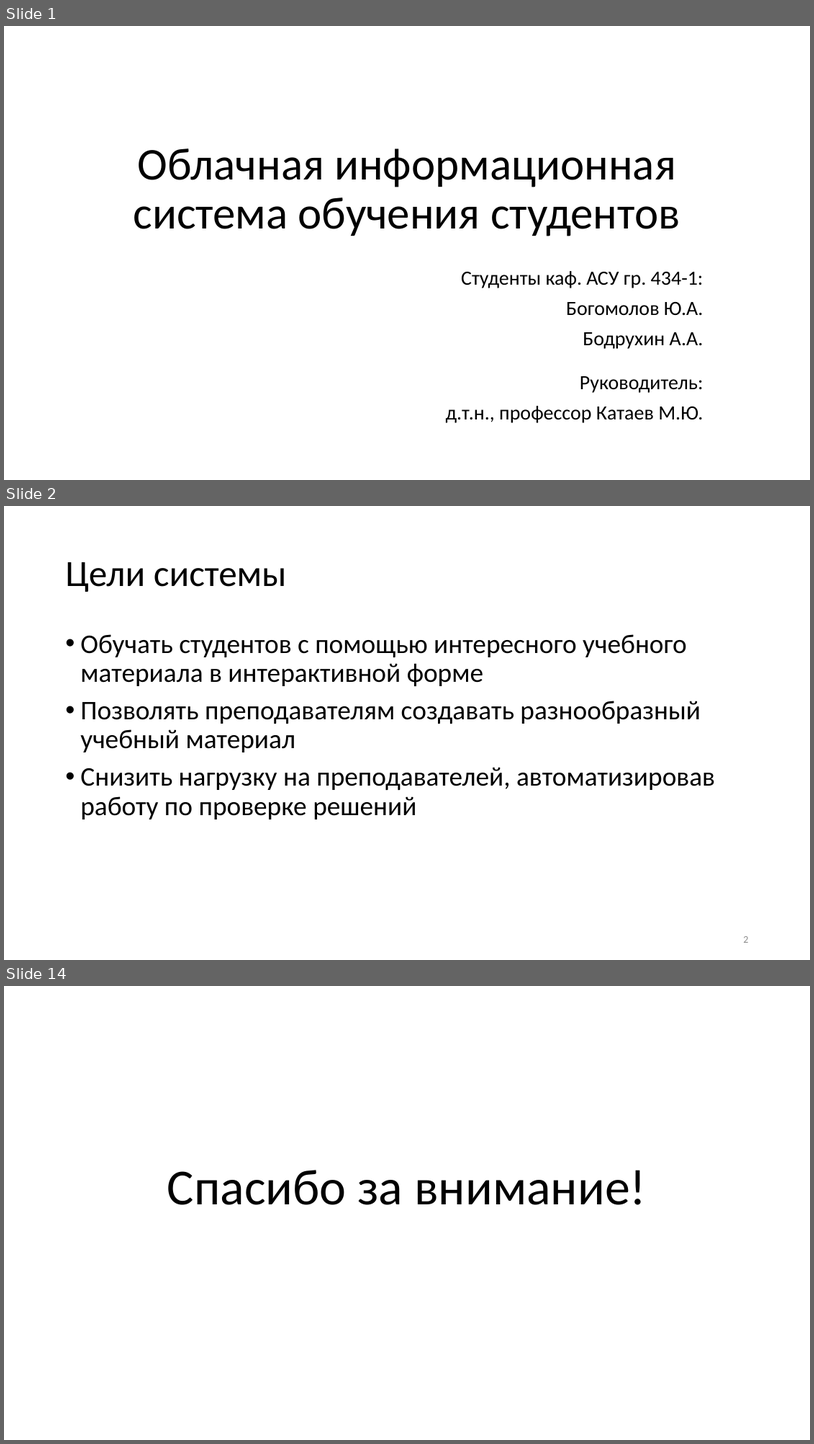
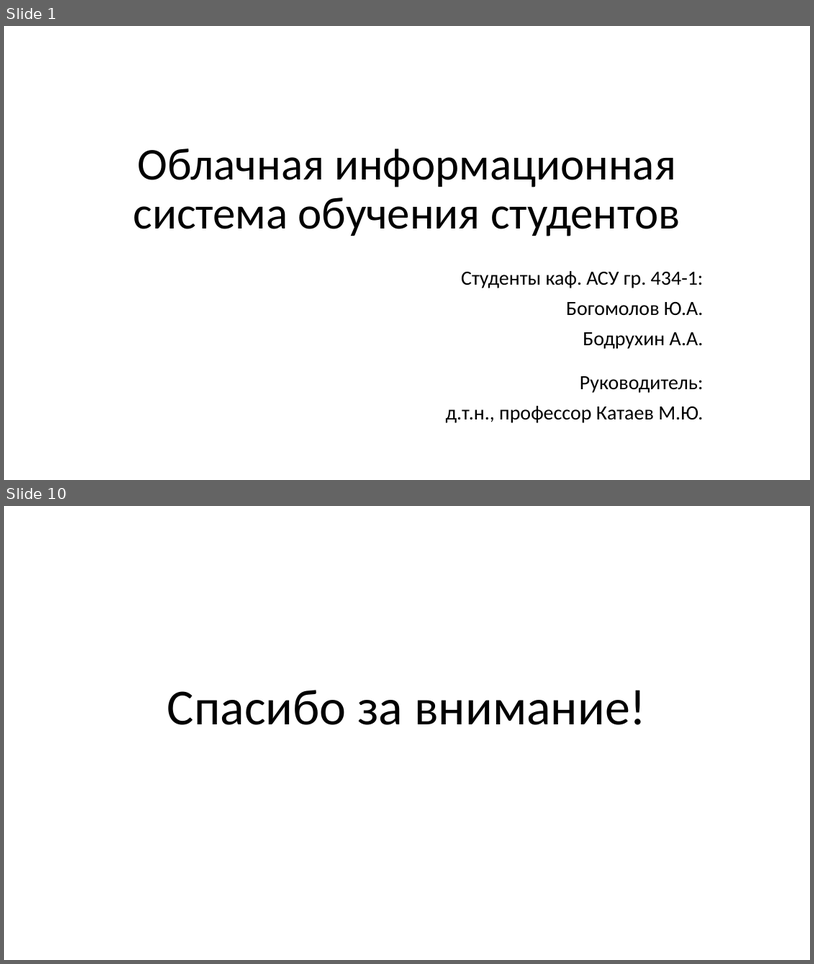
Before and after one commit to KerkDovan/GPO, a slide deck: Конференции/7. Научная сессия ТУСУР 2018/Выступление/Презентация.pptx. Shown one above the other, each under a label of ours: slides 1, 2 and 14 before the commit, slides 1 and 10 after it; the slides between them are not shown. The pictures are 814x1444 and 814x964 pixels, drawn with LibreOffice and Linux fonts; fonts in the diff are those of the drawing. Boxes give left, top, right and bottom in pixels: in the first picture for what was removed or moved away, otherwise in the second. Text is boxed around its words. In the diff, an @@ line names an element or a change of style, - is before the commit and + after.

```diff
--- a/Конференции/7. Научная сессия ТУСУР 2018/Выступление/Презентация.pptx
+++ b/Конференции/7. Научная сессия ТУСУР 2018/Выступление/Презентация.pptx
@@ slide 2 removed at [4, 506, 810, 960], background #FFFFFF @@
@@ title removed at [65, 562, 287, 592] @@
-Цели системы
@@ text removed at [80, 634, 715, 819] @@
-• Обучать студентов с помощью интересного учебного материала в интерактивной форме
-• Позволять преподавателям создавать разнообразный учебный материал
-• Снизить нагрузку на преподавателей, автоматизировав работу по проверке решений
@@ page number removed at [743, 936, 748, 942] @@
-2
@@ what was slide 14 is now slide 10 @@
```
Also in this commit, not shown: 1 slide changed, 7 slides added, 10 other slides removed, 20 other files.
